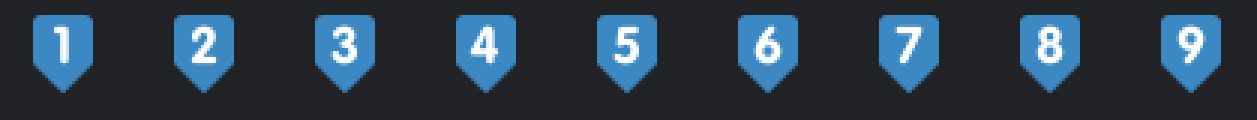
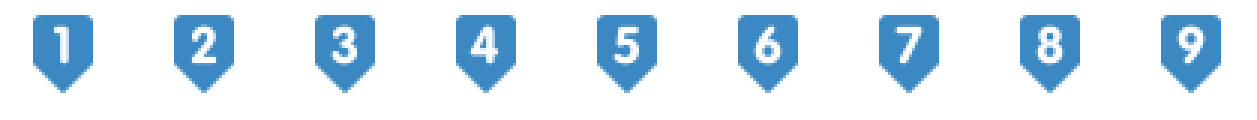
Layered file, before and after one edit (1257px x 120px). Changes by layer:
hid "bg" over (x1=0, y1=0, x2=1257, y2=120)
